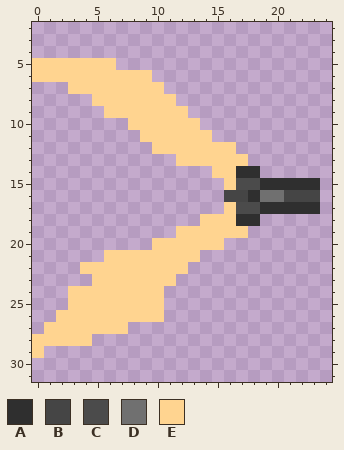
Pixel-art sprite -- sprites/images/spr_Gun_0.png. That is the earlier state.
The file is 32x32 pixels. Shown: x 0..24, y 2..31.
Palette (. is transparent): A #2f2f2f  B #454545  C #4b4b4b  D #707070  E #ffd490
Pixels before, first column x 0:
 5 EEEEEEE.................
 6 EEEEEEEEEE..............
 7 ...EEEEEEEE.............
 8 .....EEEEEEE............
 9 ......EEEEEEE...........
10 ........EEEEEE..........
11 .........EEEEEE.........
12 ..........EEEEEEE.......
13 ............EEEEEE......
14 ...............EEAA.....
15 ................ECCAAAAA
16 ................BBADDBBB
17 ................ECCAAAAA
18 ..............EEEAA.....
19 ............EEEEEE......
20 ..........EEEEEE........
21 ......EEEEEEEE..........
22 ....EEEEEEEEE...........
23 .....EEEEEEE............
24 ...EEEEEEEE.............
25 ...EEEEEEEE.............
26 ..EEEEEEEEE.............
27 .EEEEEEE................
28 EEEEE...................
29 E.......................
New version:
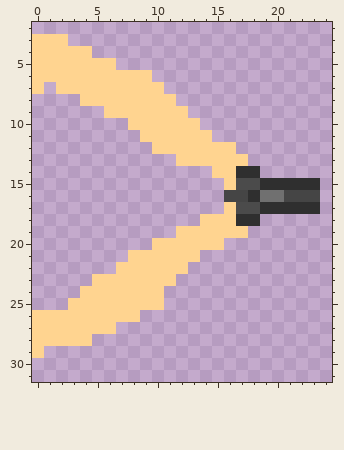
The edit:
Changed rows in their new state; - is an unchanged pixel.
first column x 0:
 3 EEE--
 4 EEEEE
 7 E-E--
 8 ----E
first column x 0:
21 ------..---
22 ----...----
24 ---.-------
26 EE-------..
27 E------.---
Boxes around the changes in both pictures, in picture pixels (x1, y1, x2, y2):
added: (32, 34, 92, 106)
changed: (32, 250, 164, 334)
